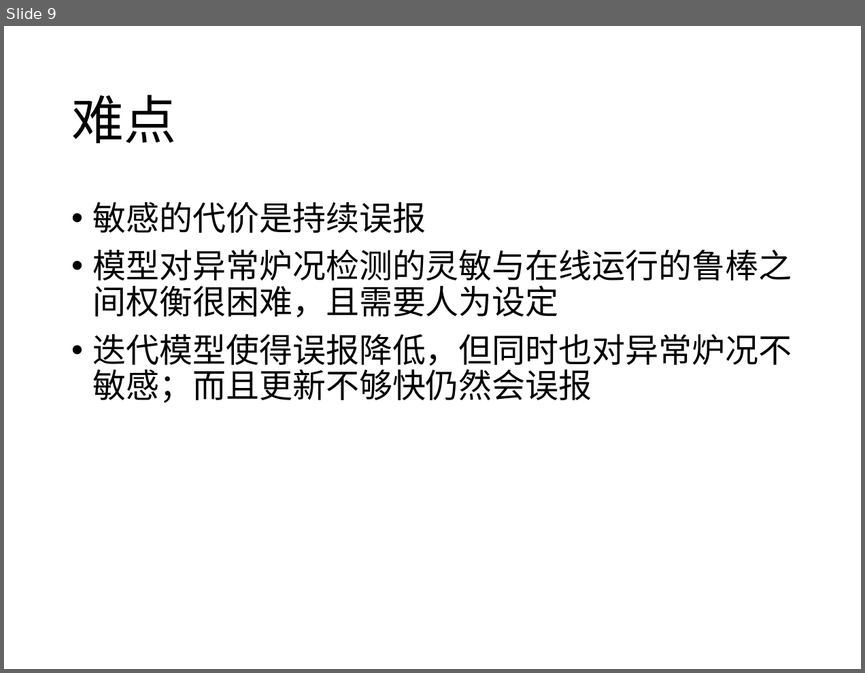
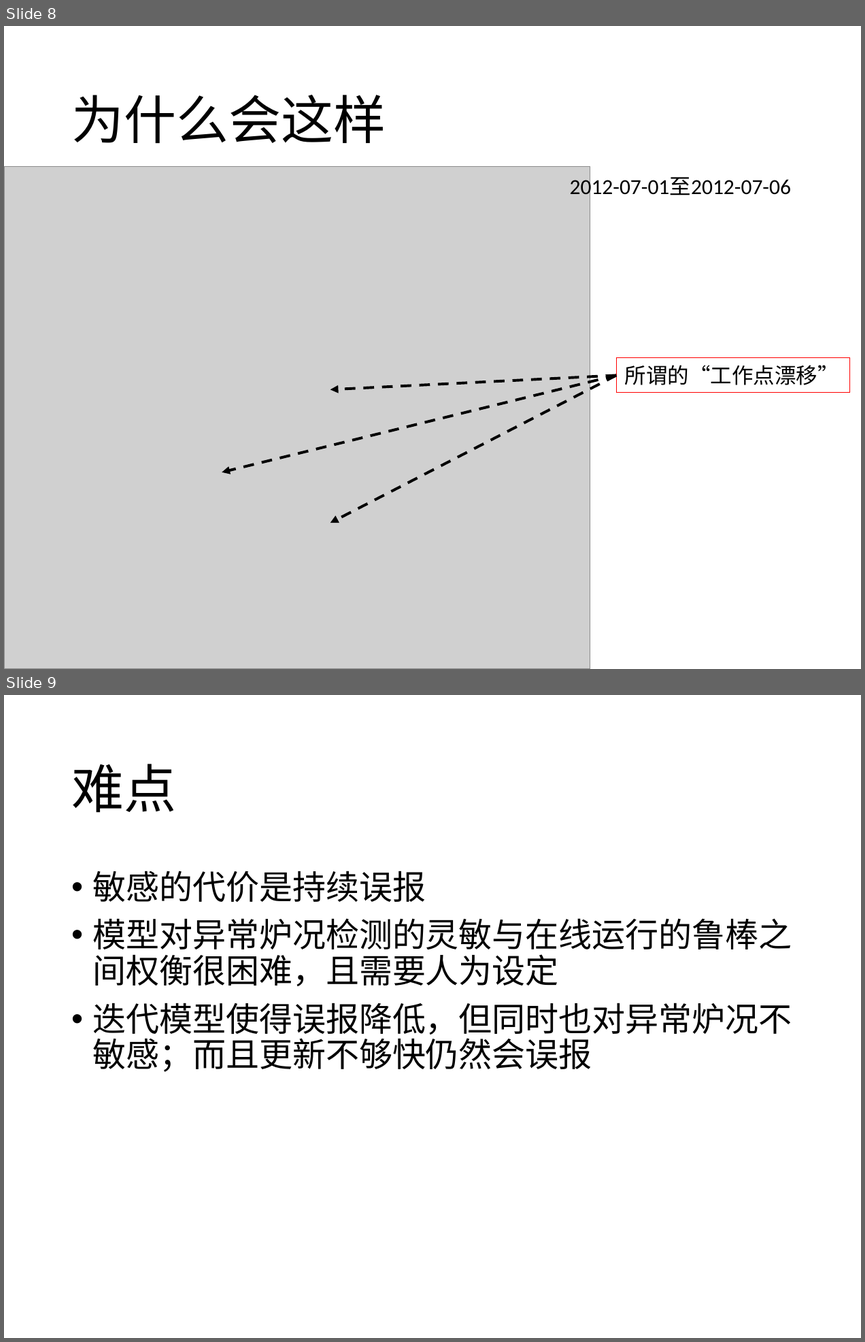
Before and after one commit to prm10/paper, a slide deck: presentation/msi.pptx. Shown one above the other, each under a label of ours: slide 9 before the commit, slides 8 and 9 after it. The pictures are 865x673 and 865x1342 pixels, drawn with LibreOffice and Linux fonts; fonts in the diff are those of the drawing; grey boxes stand for pictures. Boxes give left, top, right and bottom in pixels: in the first picture for what was removed or moved away, otherwise in the second. Text is boxed around its words. In the diff, an @@ line names an element or a change of style, - is before the commit and + after.

```diff
--- a/presentation/msi.pptx
+++ b/presentation/msi.pptx
@@ slide 8 added at <box>4,26,861,669</box>, background #FFFFFF @@
@@ title added at <box>71,95,385,143</box>, 44 pt, text #000000 @@
+为什么会这样
@@ picture added at <box>4,167,589,669</box> @@
@@ text added at <box>570,176,791,199</box>, 18 pt, text #000000 @@
+2012-07-01至2012-07-06
@@ rectangle added at <box>616,358,850,392</box>, outline #FF0000 0.75 pt, 18 pt, text #000000 @@
+所谓的“工作点漂移”
@@ arrow added from (616, 375) to (222, 471), #000000 2.25 pt dashed @@
@@ arrow added from (616, 375) to (330, 389), #000000 2.25 pt dashed @@
@@ arrow added from (616, 375) to (330, 523), #000000 2.25 pt dashed @@
```
Also in this commit, not shown: 4 slides changed, 5 other slides added, 2 slides removed, 1 other file.
